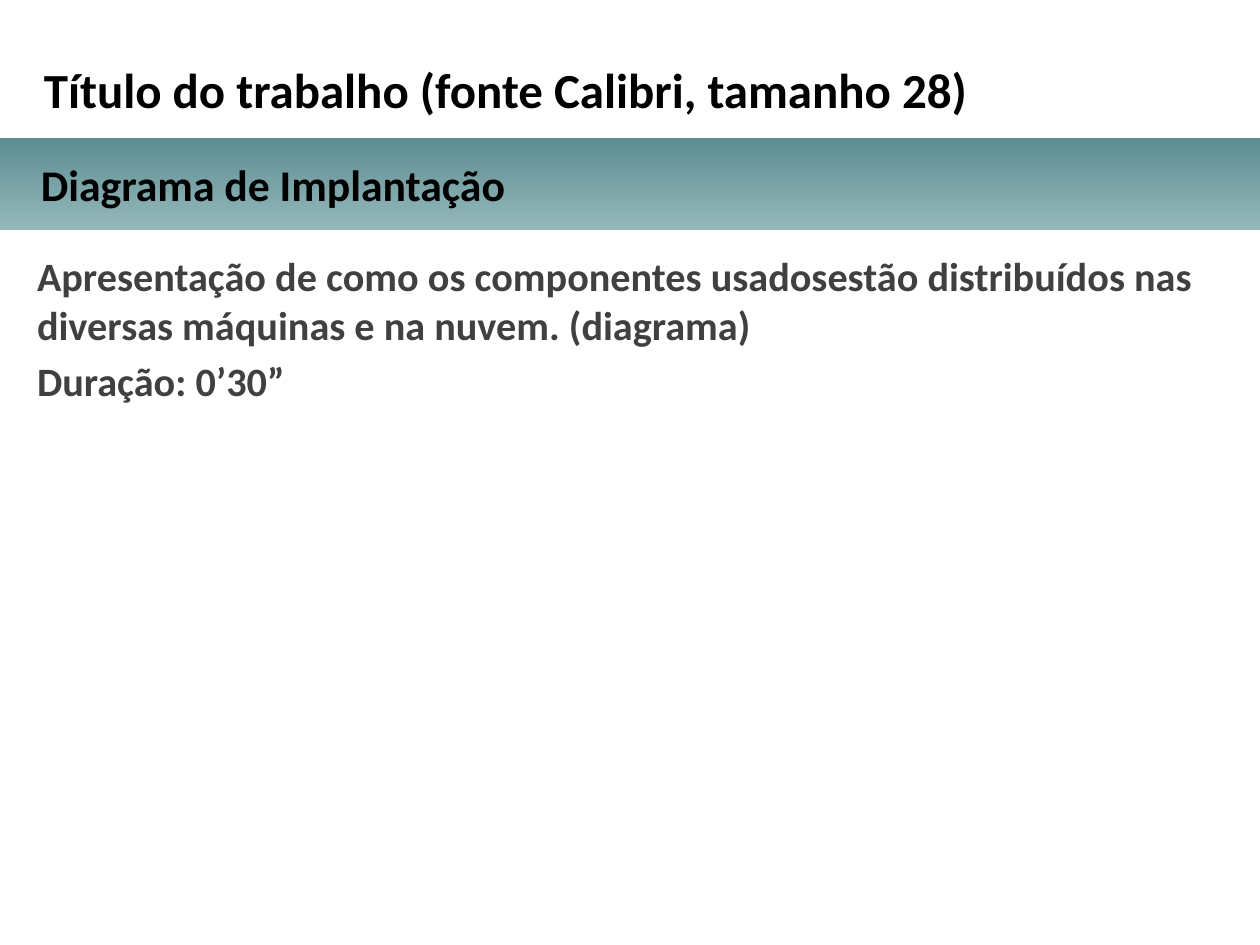
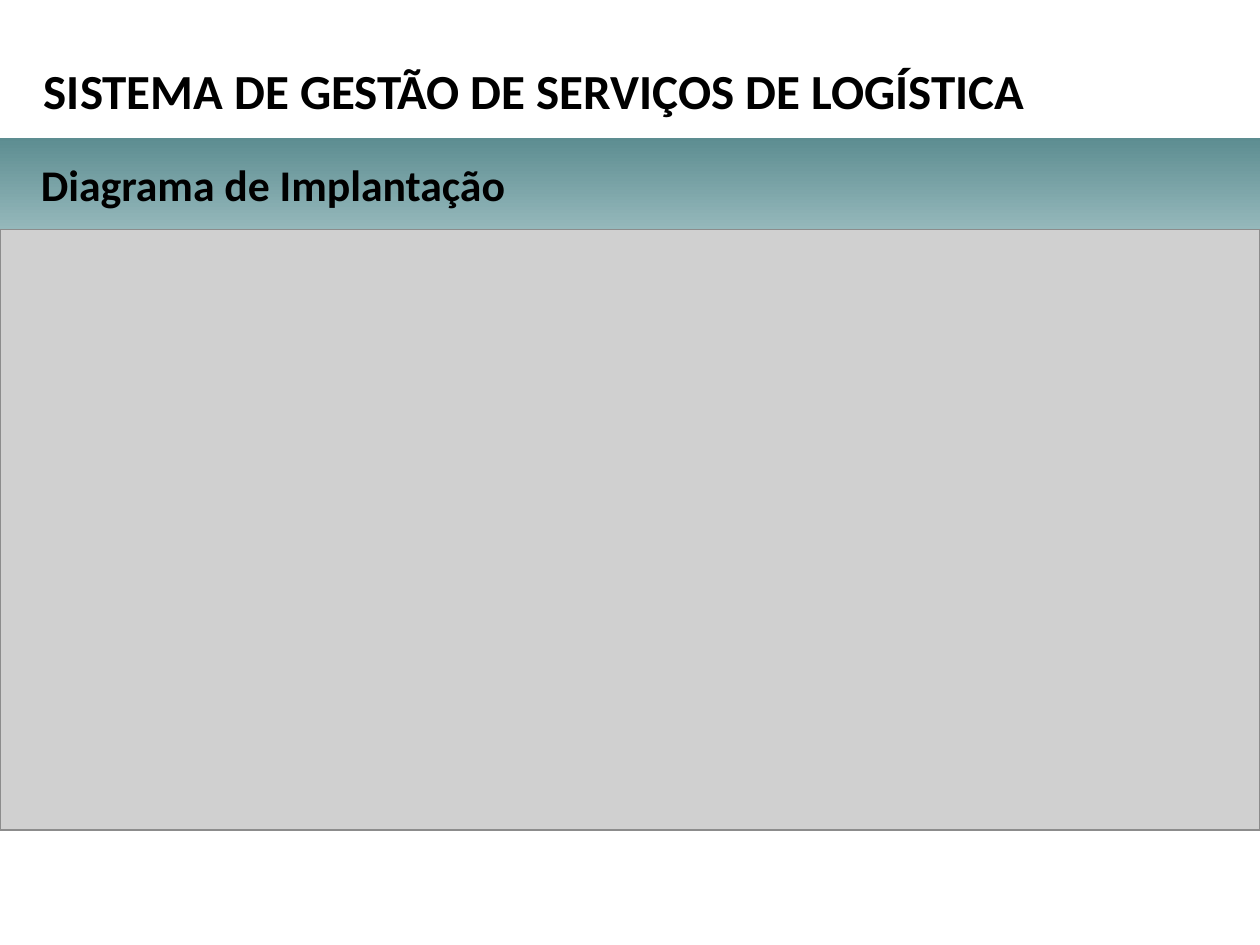
Before and after one commit to paulooorg/tcc-asd, a slide deck: slide 16 of docs/apresentacao.pptx (slide 8 before the commit). Drawn at 1260x945 pixels with LibreOffice and Linux fonts; fonts in the diff are those of the drawing; grey boxes stand for pictures; background and template pictures are left out. Boxes give left, top, right and bottom in pixels: in the first picture for what was removed or moved away, otherwise in the second. Text is boxed around its words. In the diff, an @@ line names an element or a change of style, - is before the commit and + after.

```diff
--- a/docs/apresentacao.pptx
+++ b/docs/apresentacao.pptx
@@ text at (44,68,1024,118): text changed @@
-Título do trabalho (fonte Calibri, tamanho 28)
+SISTEMA DE GESTÃO DE SERVIÇOS DE LOGÍSTICA
@@ picture added at (0,229,1260,830) @@
@@ text removed at (37,262,1191,403) @@
-Apresentação de como os componentes usadosestão distribuídos nas diversas máquinas e na nuvem. (diagrama)
-Duração: 0’30”
```
Also in this commit, not shown: 8 other slides changed, 15 slides added, 2 slides removed, 15 other files.
